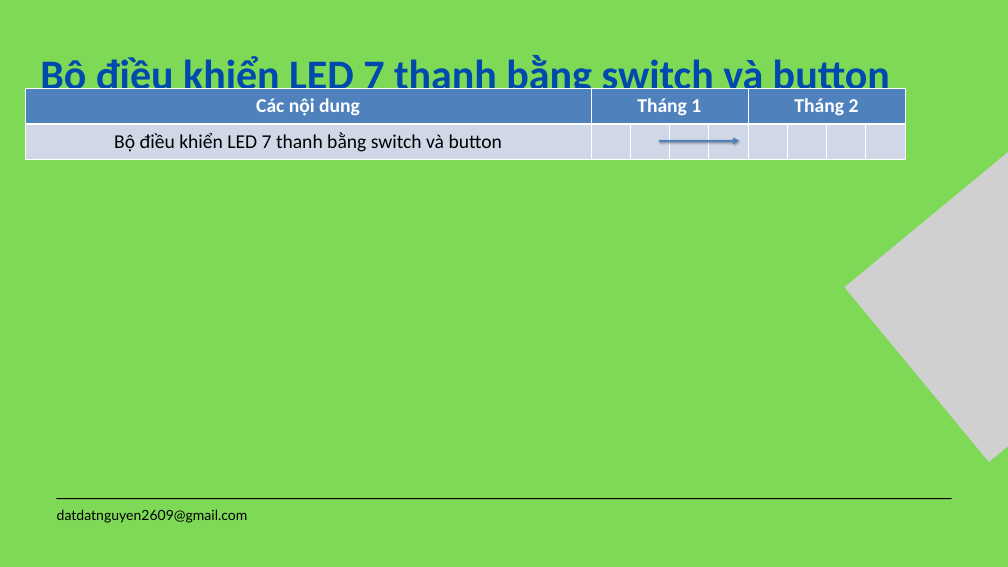
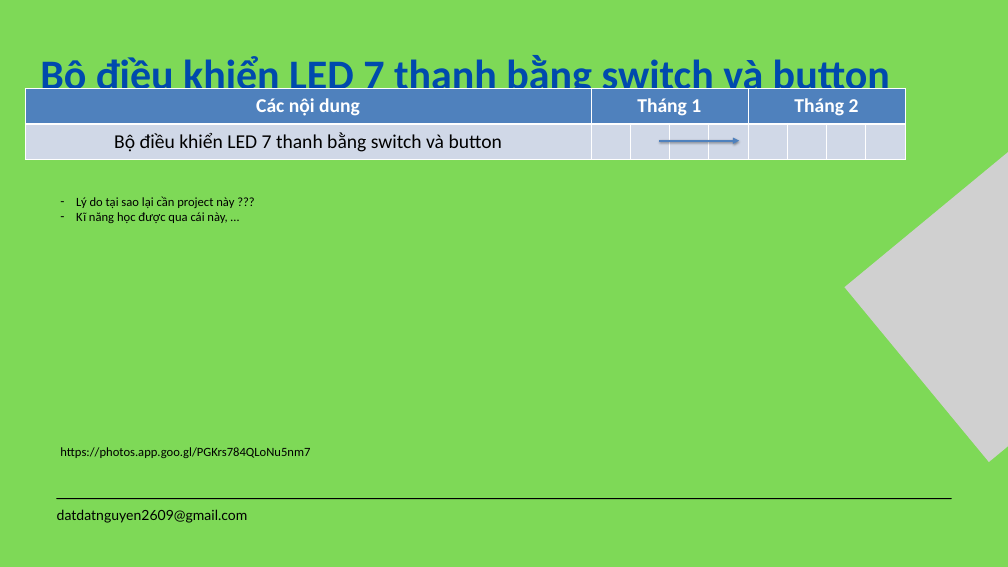
Before and after one commit to datdatnguyen2609/jit_intern, a slide deck: slide 12 of report/monthly_report/first_month_intern_report_nguyenthanhdat.pptx. Drawn at 1008x567 pixels with LibreOffice and Linux fonts; fonts in the diff are those of the drawing; grey boxes stand for pictures. Boxes give left, top, right and bottom in pixels: in the first picture for what was removed or moved away, otherwise in the second. Text is boxed around its words. In the diff, an @@ line names an element or a change of style, - is before the commit and + after.

```diff
--- a/report/monthly_report/first_month_intern_report_nguyenthanhdat.pptx
+++ b/report/monthly_report/first_month_intern_report_nguyenthanhdat.pptx
@@ text added at bbox=[76, 196, 234, 223], 18 pt, text #000000 @@
+– Lý do tại sao lại cần project này ???
+– Kĩ năng học được qua cái này, …
@@ text added at bbox=[60, 447, 310, 458], 18 pt, text #000000 @@
+https://photos.app.goo.gl/PGKrs784QLoNu5nm7
```
Also in this commit, not shown: 2 other slides changed.
